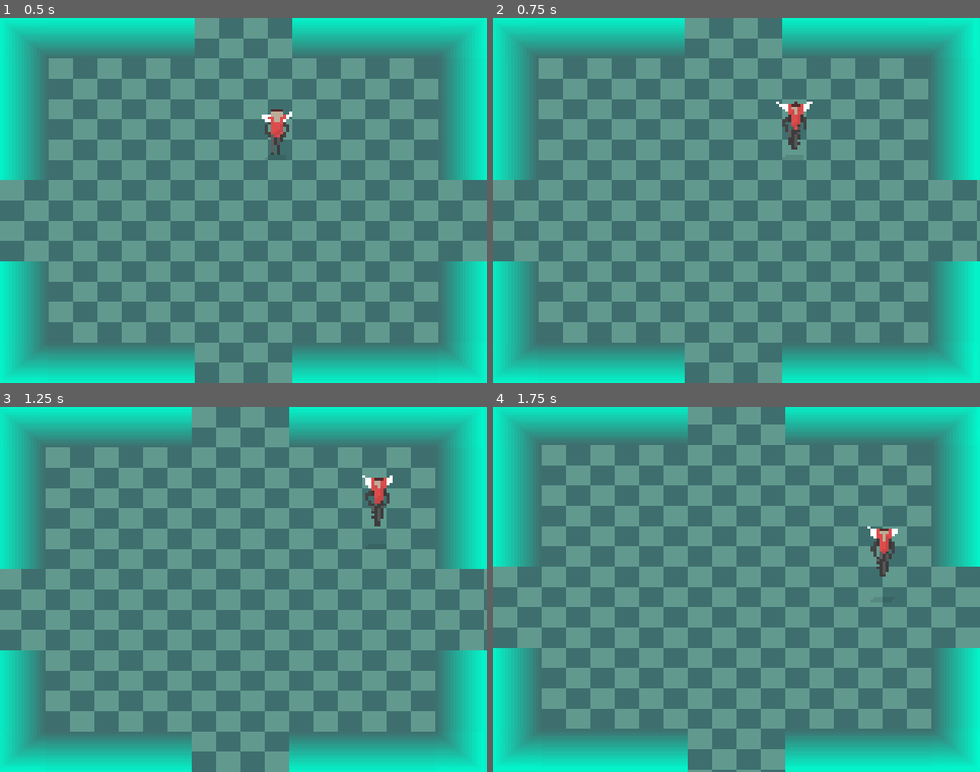
Above: before the commit, frames 1-4 (two rows, left to right).
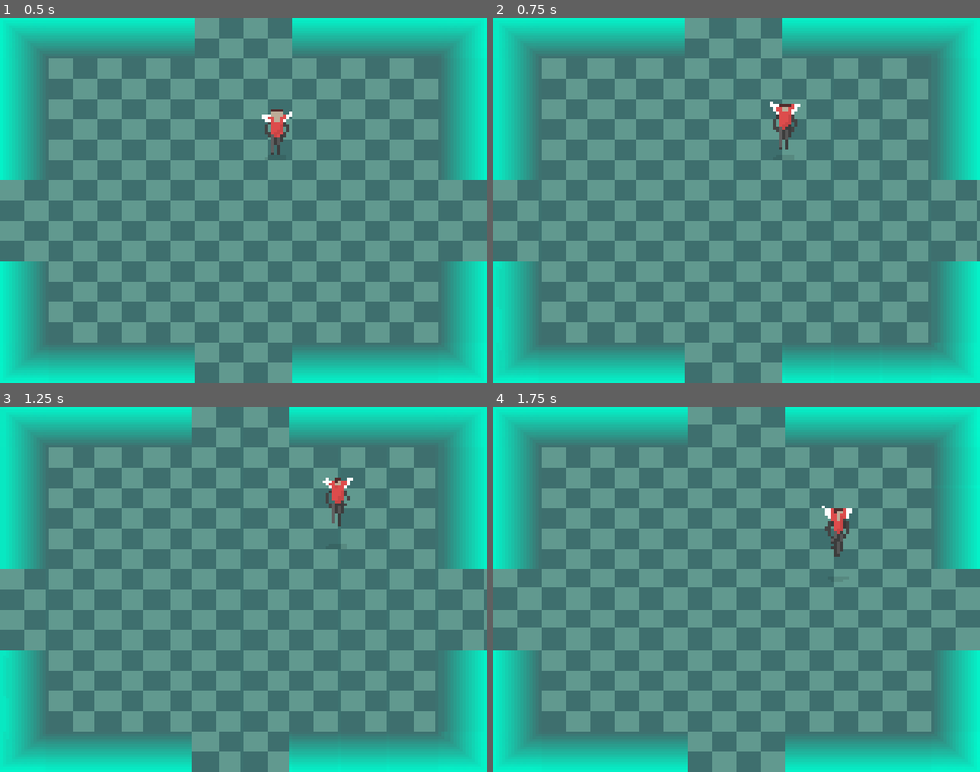
Above: after the commit, the same moments.

Repository: drsounds/game
Game: Godot game, scene res://Game/Scenes/Game.tscn
Two runs of this game, one before a commit and one after it. Both use one fixed random seed, a clock stepped at 60 frames per second and the inputs below.
Inputs:
- Up to frame 1 (0.5 s): no input
- Up to frame 2 (0.75 s): tap Enter at 0.5 s; hold Right (ui_right) from 0.53 s (still down); hold Space (jump) from 0.53 s (still down)
- Up to frame 3 (1.25 s): keep holding Right (ui_right); keep holding Space (jump)
- Up to frame 4 (1.75 s): release Right (ui_right) at 1.28 s; release Space (jump) at 1.28 s; hold Down (ui_down) from 1.28 s (still down); tap Space (jump) at 1.35, 1.52 s

Frame 1 is identical in both runs. In frame 2, 5.2% of the frame differs, in the area x 4-95%, y 0-100%; in frame 3, 5.3%; in frame 4, 8.4%, in the area x 0-100%, y 4-100%.

Commit message:
First commit

Diff:
--- a/Game/entities/Character.gd
+++ b/Game/entities/Character.gd
@@ -14,7 +14,7 @@
 
 export(float) var z setget set_z, get_z
 export(float) var z_velocity setget set_z_velocity, get_z_velocity
-export(float) var z_gravity = 0.1
+export(float) var z_gravity = 0.2
 export(float) var x_velocity = 0
 export(float) var y_velocity = 0
 export (bool) var current setget set_is_current, get_is_current
@@ -44,8 +44,8 @@
 var end_scroll_x = 0
 var start_scroll_y = 0
 var end_scroll_y = 0
-var scroll_x_velocity = 1
-var scroll_y_velocity = 1
+var scroll_x_velocity = 2
+var scroll_y_velocity = 2
 
 var scroll_x = 0
 var scroll_y = 0
@@ -284,7 +284,7 @@
 					if tile_name == "tileset.png 2":
 						if self.x_velocity > 0:
 							jump()
-							jump_over(1, 0, 1, 0)
+							jump_over(0.5, 0, .5, 0)
 
 					"""
 					var tile_pos = collider.world_to_map(position)
@@ -351,13 +351,13 @@
 			if item_b:
 				item_b.use()
 		if Input.is_action_pressed('ui_up'):
-			y_velocity = -0.5
+			y_velocity = -0.3
 		if Input.is_action_pressed('ui_down'):
-			y_velocity = 0.5
+			y_velocity = 0.3
 		if Input.is_action_pressed('ui_left'):
-			x_velocity = -0.5
+			x_velocity = -0.3
 		if Input.is_action_pressed('ui_right'):
-			x_velocity = 0.5
+			x_velocity = 0.3
 		if Input.is_action_pressed('jump'):
 			jump()
 		if Input.is_action_just_released("ui_up"):
